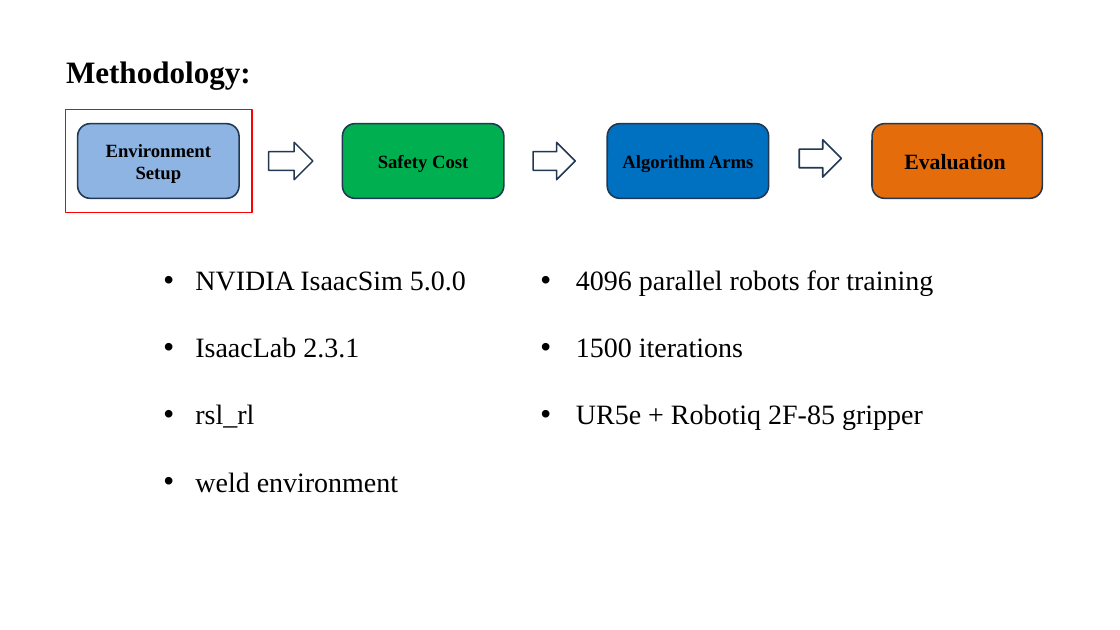
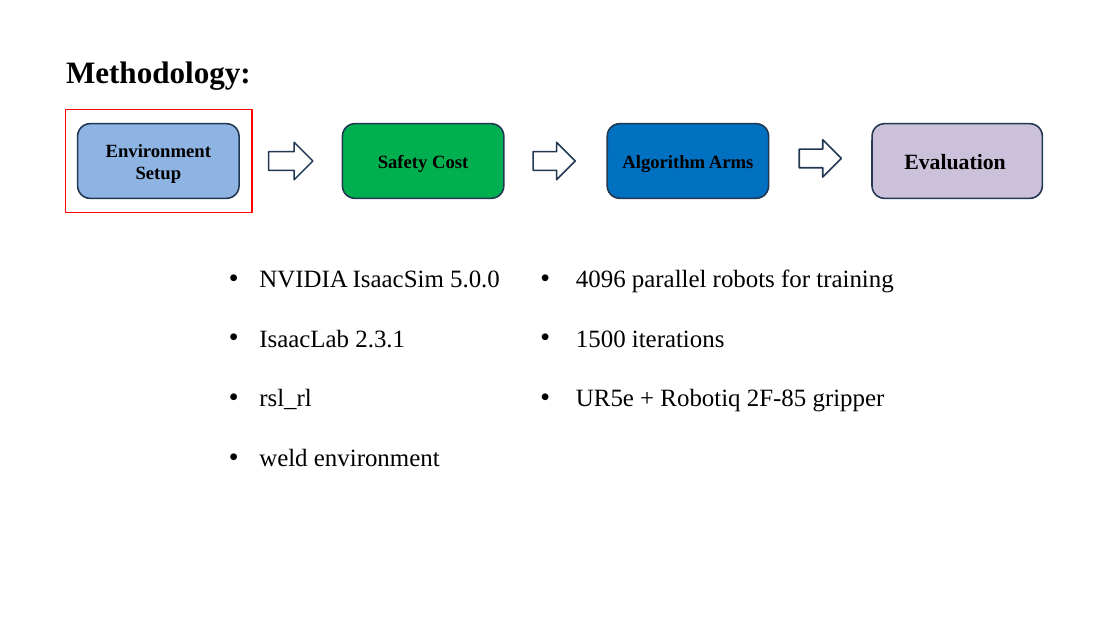
Before and after one commit to abdurRabbi23/ur5-safe-rl-thesis, a slide deck: slide 8 of Thesis_Documentation/Presentaion_slides/main_slide.pptx. Drawn at 1120x630 pixels with LibreOffice and Linux fonts; fonts in the diff are those of the drawing. Boxes give left, top, right and bottom in pixels: in the first picture for what was removed or moved away, otherwise in the second. Text is boxed around its words. In the diff, an @@ line names an element or a change of style, - is before the commit and + after.

```diff
--- a/Thesis_Documentation/Presentaion_slides/main_slide.pptx
+++ b/Thesis_Documentation/Presentaion_slides/main_slide.pptx
@@ rounded rectangle "Evaluation" at (x1=872, y1=124, x2=1042, y2=198): fill #E46C0A to #CCC1DA @@
@@ text "NVIDIA IsaacSim 5.0.0" at (x1=259, y1=270, x2=500, y2=467): size 36 to 32 pt @@
@@ text "NVIDIA IsaacSim 5.0.0" moved from (x1=195, y1=271, x2=466, y2=493) to (x1=259, y1=270, x2=500, y2=467) @@
@@ text "4096 parallel robots for training" at (x1=576, y1=269, x2=893, y2=412): size 36 to 32 pt @@
```
Also in this commit, not shown: 8 other slides changed, 1 other file.
